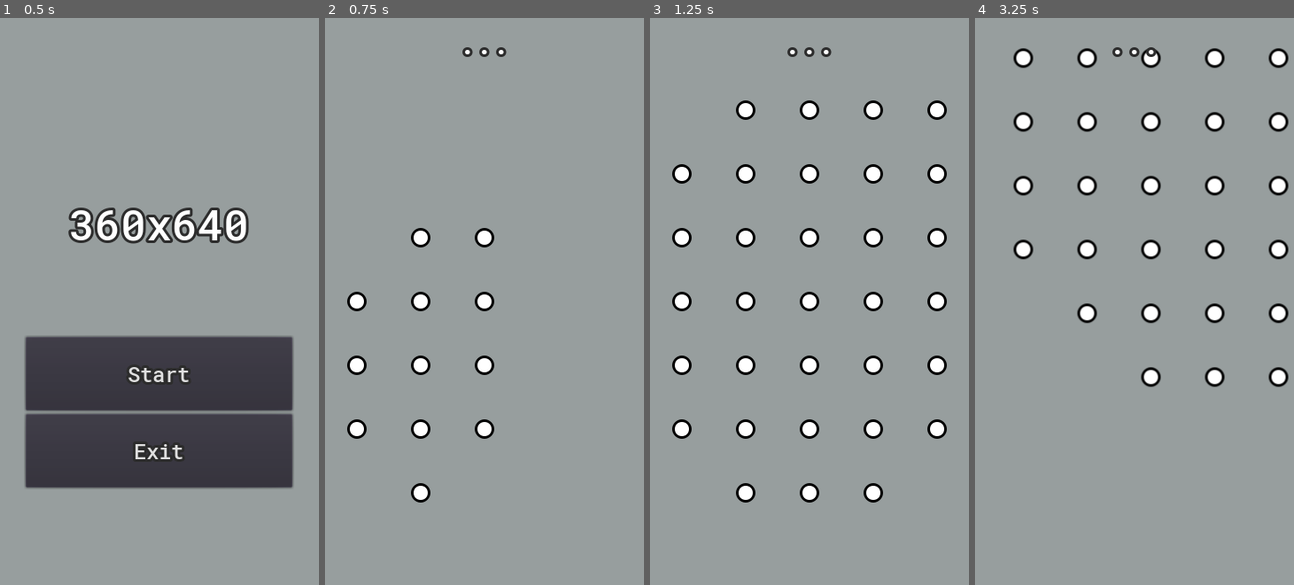
Above: before the commit, frames 1-4 (left to right).
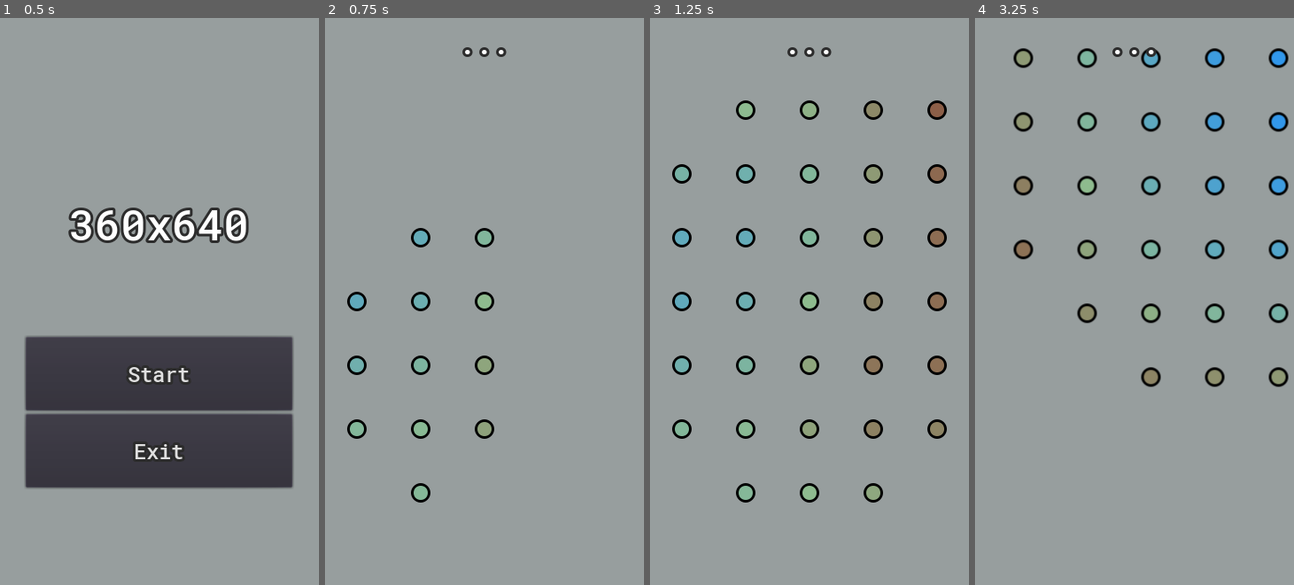
Above: after the commit, the same moments.

Repository: ikhtopod/dotzone-prototype
Game: Godot game, scene res://Maps/MainMenu.tscn
The game is run twice, just before and just after one commit, with the same random seed, the same clock (stepped at 60 frames per second) and the same inputs.
Inputs (mouse positions are in pixels of both pictures, inside the frame that each line leads up to):
- Up to frame 1 (0.5 s): no input
- Up to frame 2 (0.75 s): click "Start" at 0.5 s
- Up to frame 3 (1.25 s): no input
- Up to frame 4 (3.25 s): tap Enter at 1.25 s; move the mouse to (1204, 273) at 1.27 s; tap Backspace at 1.35 s; click (1204, 273) at 1.42 s; click "Start" at 2 s; drag from (1070, 329) to (1006, 176) at 2.77 s

Frame 1 is identical in both runs. In frame 2, 1.1% of the frame differs, in the area x 7-53%, y 37-85%; in frame 3, 3.0%, in the area x 7-93%, y 15-85%; in frame 4, 2.7%.

Commit message:
added color to dots

Diff:
--- a/Gameplay/Battlefield/Battlefield.gd
+++ b/Gameplay/Battlefield/Battlefield.gd
@@ -3,23 +3,40 @@
 
 const DotScene: PackedScene = preload("res://Gameplay/Dot/Dot.tscn")
 
-
+### Generator ###
 var m_fieldCreator: FieldCreator = null
 
 # Генерация объектов Dot
 var m_timerGenerator: Timer = null
 var c_InstantiateDots: GDScriptFunctionState = null
 var c_Generate: GDScriptFunctionState = null
+#################
+
+var m_noise: OpenSimplexNoise = null
 
 
 func _ready():
 	GameManager.currenGameplayPhase = GameManager.EGameplayPhase.GENERATE
 
+	InitNoise()
+	InitFieldCreator()
+	InitTimerGenerator()
+
+func InitNoise() -> void:
+	randomize()
+
+	m_noise = OpenSimplexNoise.new()
+	m_noise.seed = randi()
+	m_noise.octaves = 1
+	m_noise.period = 5.0
+	m_noise.persistence = 0.4
+	m_noise.lacunarity = 2.0
+
+
+func InitFieldCreator() -> void:
 	m_fieldCreator = FieldCreator.new()
 	c_Generate = m_fieldCreator.GenerateCoroutine()
 	c_InstantiateDots = InstantiateDots_Coroutine()
-
-	InitTimerGenerator()
 
 
 func InitTimerGenerator() -> void:
@@ -92,7 +109,7 @@
 
 		var point: Point = m_fieldCreator.GetLastAddedPoint()
 		if point:
-			var dotScene = DotScene.instance().Init(point)
+			var dotScene = DotScene.instance().Init(point, m_noise.get_noise_2dv(point.ToVector2()))
 			dotScene.name = "Dot_%05d_%05d" % [blockNodeCounter, counter]
 			GameManager.AssignMinMaxCoordinatesOfSides(dotScene.position)
 			blockNode.add_child(dotScene)
--- a/Gameplay/Battlefield/FieldCreator.gd
+++ b/Gameplay/Battlefield/FieldCreator.gd
@@ -3,8 +3,8 @@
 class_name FieldCreator
 
 
-const BASE: int = 2
-const POWER: int = 5
+const BASE: int = 3
+const POWER: int = 4
 var MIN_SPINE: int = pow(BASE, POWER)
 var MIN_FIELD: int = MIN_SPINE * POWER
 
@@ -45,7 +45,7 @@
 	m_spineLastKey = Point.new().ToString()
 	m_spine[m_spineLastKey] = Point.new()
 
-	while m_spine.size() < MIN_SPINE and m_field.size() < MIN_FIELD:
+	while m_field.size() < MIN_FIELD:
 		AddNextRandomPoint()
 
 		for x in range(-2, 3):
--- a/Gameplay/Dot/Dot.gd
+++ b/Gameplay/Dot/Dot.gd
@@ -2,14 +2,39 @@
 
 
 var m_point: Point = Point.new()
-var m_strength: float = 1.0
-var m_color: Color = Color()
+var m_noise: float = 0.0 setget SetNoise, GetNoise
+var m_strength: float = 1.0 setget ,GetStrength
+var m_color: Color = Color.darkseagreen
 
 
-func Init(point: Point):
+func Init(point: Point, noise: float):
 	m_point = Point.new().InitPoint(point)
 	position = m_point.ToVector2() * GameManager.DISTANCE_BETWEEN_POINTS
+	SetNoise(noise)
 	return self
+
+
+func GetStrength() -> float:
+	return m_strength
+
+func GetNoise() -> float:
+	return m_noise
+
+func SetNoise(noise: float) -> void:
+	m_noise = noise
+	SetStrengthByNoise()
+	SetColorByNoise()
+
+func SetStrengthByNoise() -> void:
+	m_strength = m_noise
+
+func SetColorByNoise() -> void:
+	if GetNoise() > 0.0:
+		m_color = Color.darkseagreen.linear_interpolate(Color.darkred, GetNoise())
+	else:
+		m_color = Color.darkseagreen.linear_interpolate(Color.dodgerblue, abs(GetNoise()))
+
+	$Sprite.self_modulate = m_color
 
 
 func _on_Area2D_area_entered(area: Area2D):
@@ -24,4 +49,4 @@
 		return
 
 	var printer_node: Label = printer_nodes.front() as Label
-	printer_node.text = name
+	printer_node.text = str(m_noise)
--- a/Maps/Game.tscn
+++ b/Maps/Game.tscn
@@ -1,19 +1,9 @@
-[gd_scene load_steps=8 format=2]
+[gd_scene load_steps=6 format=2]
 
 [ext_resource path="res://Maps/Game.gd" type="Script" id=1]
 [ext_resource path="res://Gameplay/Battlefield/Battlefield.tscn" type="PackedScene" id=2]
 [ext_resource path="res://Gameplay/Camera/CameraManager.tscn" type="PackedScene" id=3]
 [ext_resource path="res://Font/RobotoMono-Medium.ttf" type="DynamicFontData" id=5]
-
-[sub_resource type="OpenSimplexNoise" id=1]
-seed = 230784
-octaves = 1
-period = 128.0
-
-[sub_resource type="NoiseTexture" id=2]
-flags = 23
-seamless = true
-noise = SubResource( 1 )
 
 [sub_resource type="DynamicFont" id=3]
 size = 32
@@ -28,12 +18,6 @@
 [node name="CameraManager" parent="." instance=ExtResource( 3 )]
 
 [node name="Battlefield" parent="." instance=ExtResource( 2 )]
-
-[node name="Node2DTest" type="Node2D" parent="."]
-
-[node name="SpriteNoise" type="Sprite" parent="Node2DTest"]
-position = Vector2( 2000, 2000 )
-texture = SubResource( 2 )
 
 [node name="CanvasLayer" type="CanvasLayer" parent="."]
 
